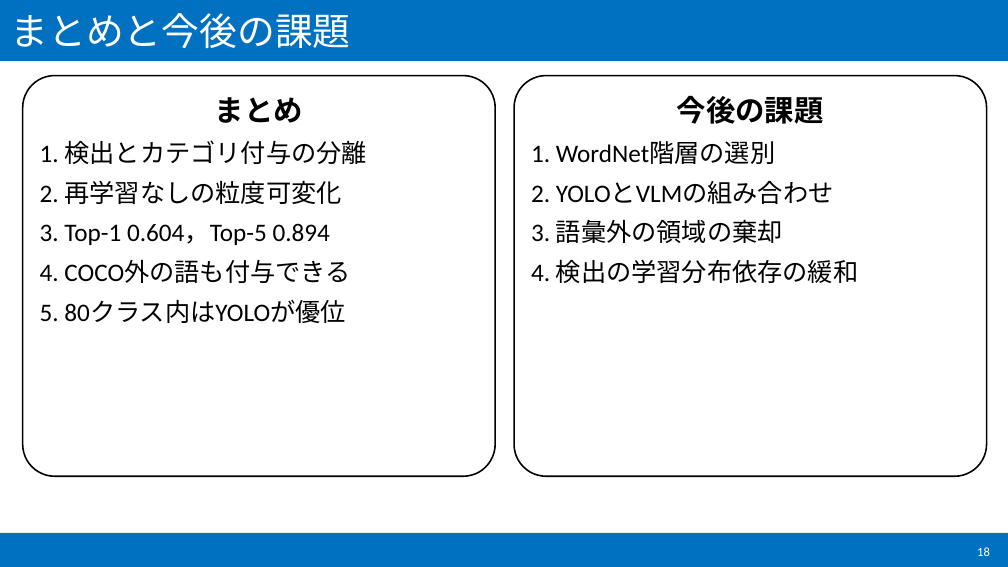
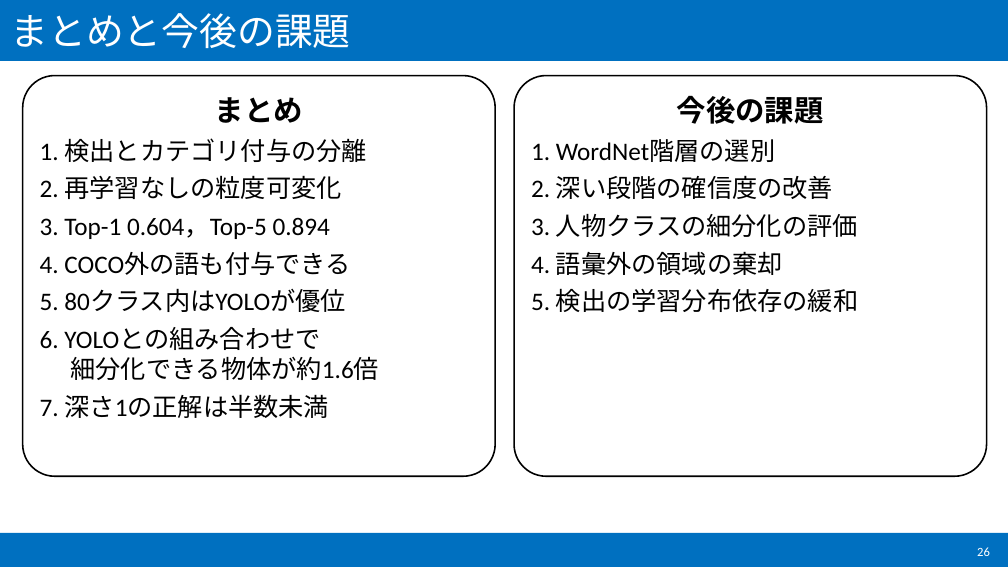
Before and after one commit to Arcazyteez/Adjustable-GranularityObjectAnnotation, a slide deck: slide 26 of slides_object_annotation.pptx (slide 18 before the commit). Drawn at 1008x567 pixels with LibreOffice and Linux fonts; fonts in the diff are those of the drawing. Boxes give left, top, right and bottom in pixels: in the first picture for what was removed or moved away, otherwise in the second. Text is boxed around its words. In the diff, an @@ line names an element or a change of style, - is before the commit and + after.

```diff
--- a/slides_object_annotation.pptx
+++ b/slides_object_annotation.pptx
@@ text in rounded rectangle at (40,138,366,312): less space between paragraphs @@
@@ text in rounded rectangle at (531,139,775,162): less space between paragraphs @@
@@ text in rounded rectangle at (531,175,858,312): text changed @@
-2. YOLOとVLMの組み合わせ
-3. 語彙外の領域の棄却
-4. 検出の学習分布依存の緩和
+2. 深い段階の確信度の改善
+3. 人物クラスの細分化の評価
+4. 語彙外の領域の棄却
+5. 検出の学習分布依存の緩和
@@ text in rounded rectangle at (40,327,379,418): paragraphs added @@
+6. YOLOとの組み合わせで
+細分化できる物体が約1.6倍
+7. 深さ1の正解は半数未満
@@ page number at (977,547,990,556): text changed @@
-18
+26
```
Also in this commit, not shown: 8 slides added, 56 other files.
